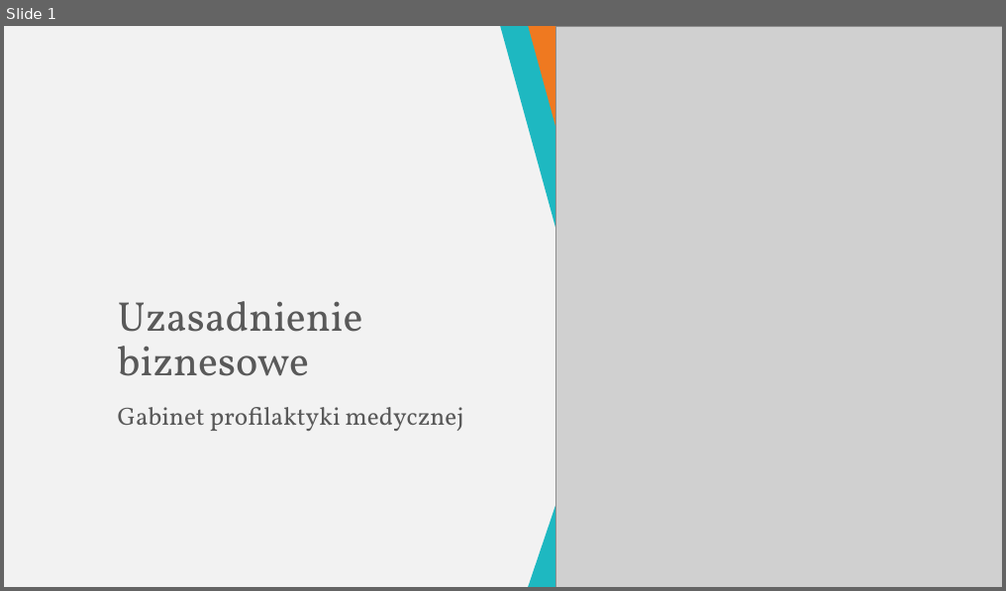
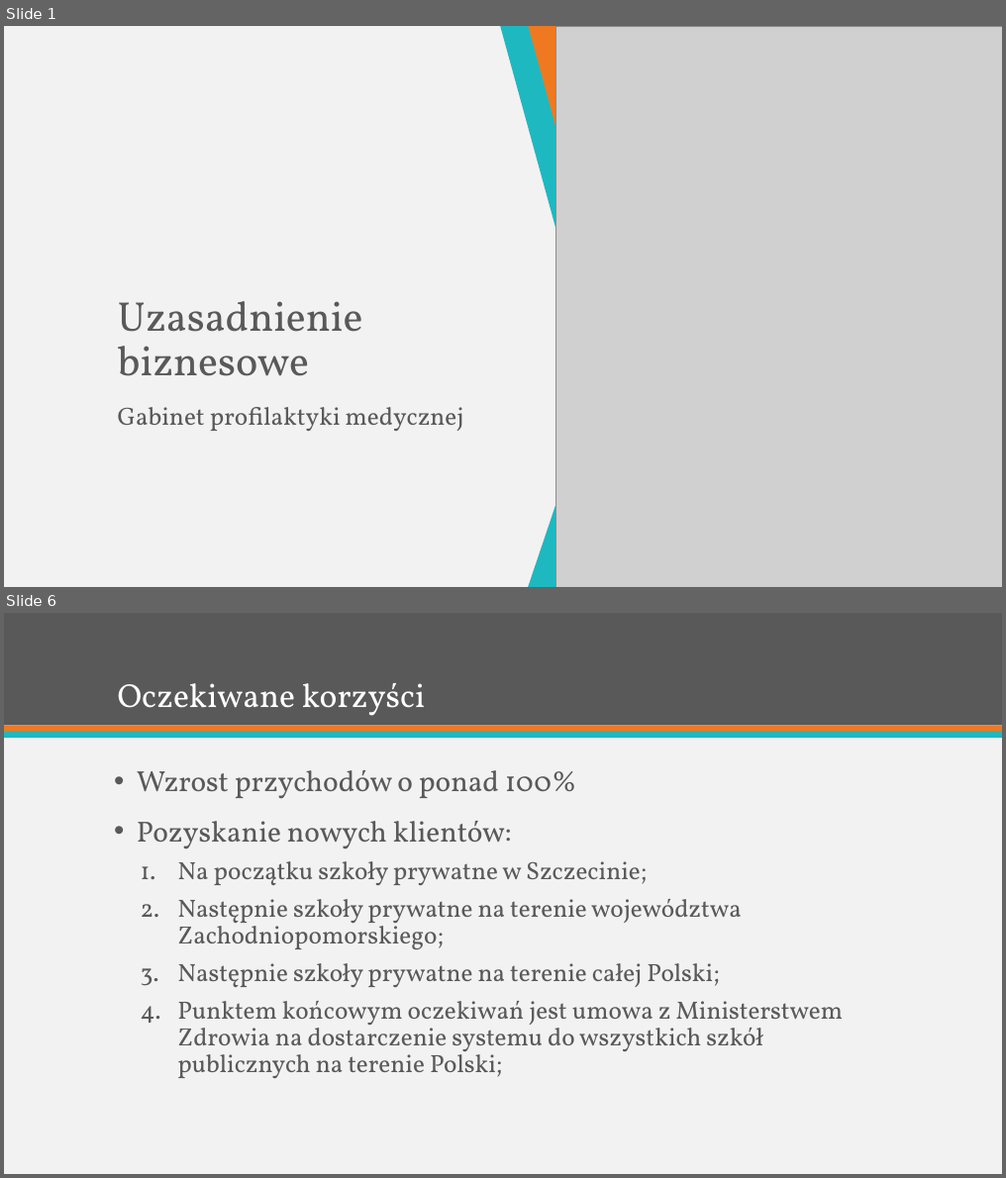
Before and after one commit to jakubpolczynski/Gabinet-Profilaktyki-Medycznej, a slide deck: Dokumentacja/Uzasadnienie biznesowe/Uzasadnienie biznesowe.pptx. Shown one above the other, each under a label of ours: slide 1 before the commit, slides 1 and 6 after it; the slides between them are not shown. The pictures are 1006x591 and 1006x1178 pixels, drawn with LibreOffice and Linux fonts; fonts in the diff are those of the drawing; grey boxes stand for pictures. Boxes give left, top, right and bottom in pixels: in the first picture for what was removed or moved away, otherwise in the second. Text is boxed around its words. In the diff, an @@ line names an element or a change of style, - is before the commit and + after.

```diff
--- a/Dokumentacja/Uzasadnienie biznesowe/Uzasadnienie biznesowe.pptx
+++ b/Dokumentacja/Uzasadnienie biznesowe/Uzasadnienie biznesowe.pptx
@@ slide 6 added at (4,613,1002,1174), background #F2F2F2 @@
@@ rectangle added at (4,613,1002,725), fill #595959 @@
@@ title added at (118,683,425,716), 32 pt, text #FFFFFF @@
+Oczekiwane korzyści
@@ rectangle added at (4,725,1002,732), fill #EF7920 @@
@@ rectangle added at (4,731,1002,738), fill #1EB8C1 @@
@@ text added at (137,770,844,1078), 24 pt, text #595959 @@
+• Wzrost przychodów o ponad 100%
+• Pozyskanie nowych klientów:
+  1. Na początku szkoły prywatne w Szczecinie;
+  2. Następnie szkoły prywatne na terenie województwa Zachodniopomorskiego;
+  3. Następnie szkoły prywatne na terenie całej Polski;
+  4. Punktem końcowym oczekiwań jest umowa z Ministerstwem Zdrowia na dostarczenie systemu do wszystkich szkół publicznych na terenie Polski;
```
Also in this commit, not shown: 1 slide changed, 7 other slides added, 10 slides removed.
